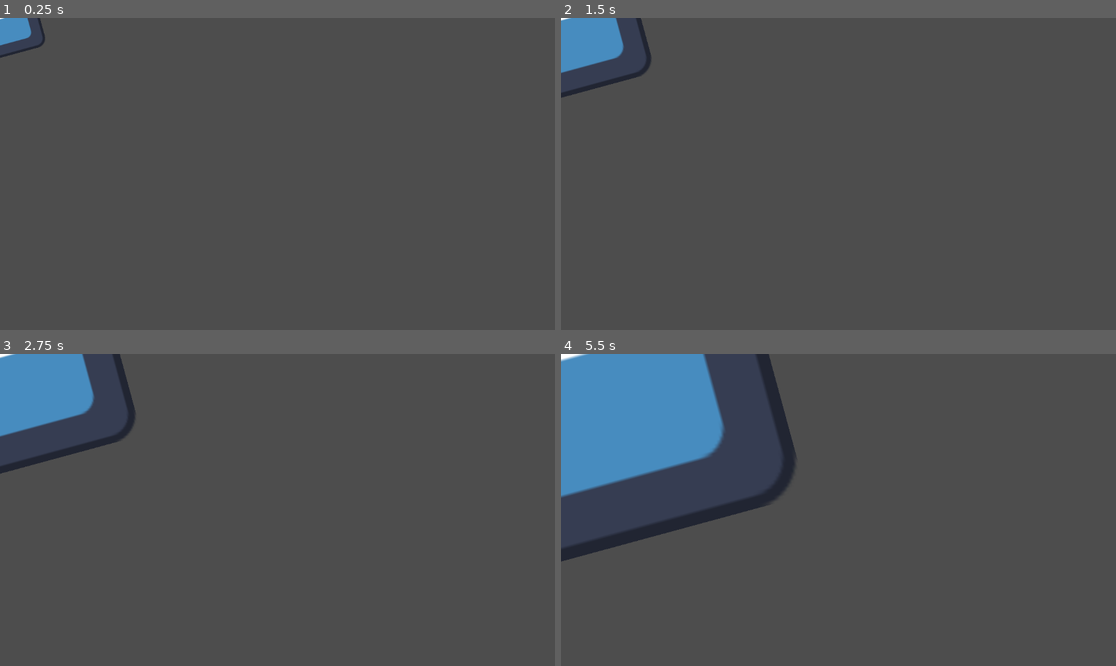
Above: before the commit, frames 1-4 (two rows, left to right).
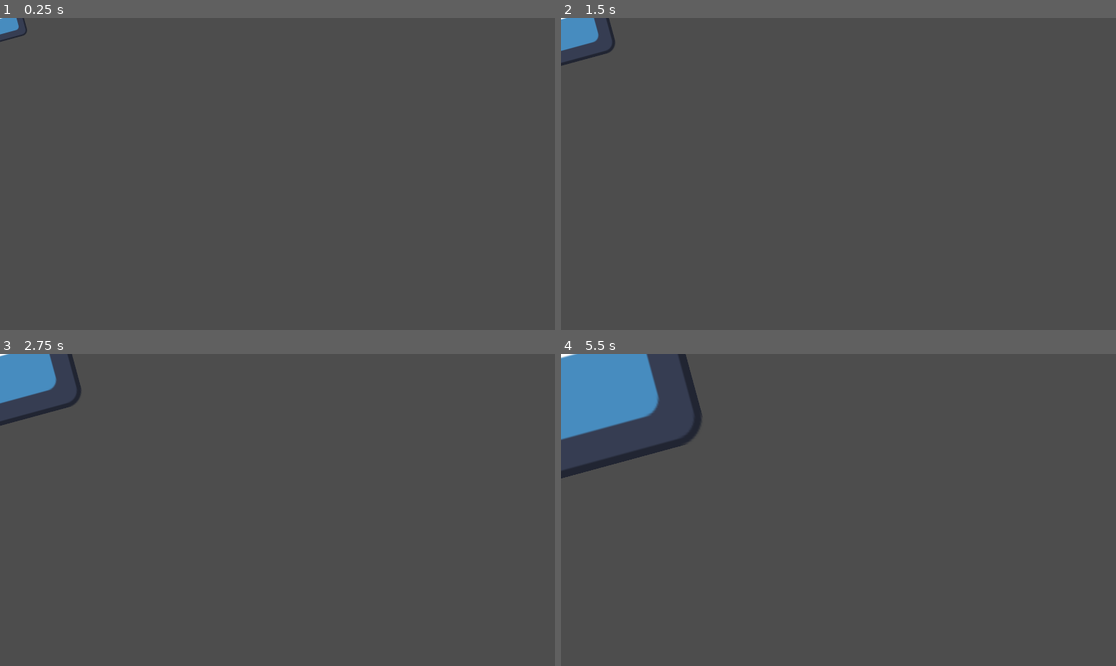
Above: after the commit, the same moments.

Repository: Vennnot/GWJ-87
Game: Godot game, scene res://sprite_2d.tscn
Same seed, same stepped clock (60 frames per second), same inputs: the game is played once before the commit and once after it. The engine's default icon, where the game draws it, is replaced by a stand-in: a white triangle on a blue panel in a dark square.
Inputs:
- Up to frame 1 (0.25 s): no input
- Up to frame 2 (1.5 s): no input
- Up to frame 3 (2.75 s): no input
- Up to frame 4 (5.5 s): no input

The runs differ from the first frame. In frame 1, 0.4% of the frame differs, in the area x 0-9%, y 0-13%; in frame 2, 1.5%; in frame 3, 3.4%; in frame 4, 10%, in the area x 0-43%, y 0-67%.

Commit message:
set project resolution

Diff:
--- a/project.godot
+++ b/project.godot
@@ -14,3 +14,10 @@
 run/main_scene="uid://ecteloyjgh77"
 config/features=PackedStringArray("4.5", "Forward Plus")
 config/icon="res://icon.svg"
+
+[display]
+
+window/size/viewport_width=480
+window/size/viewport_height=270
+window/size/window_width_override=1920
+window/size/window_height_override=1080
